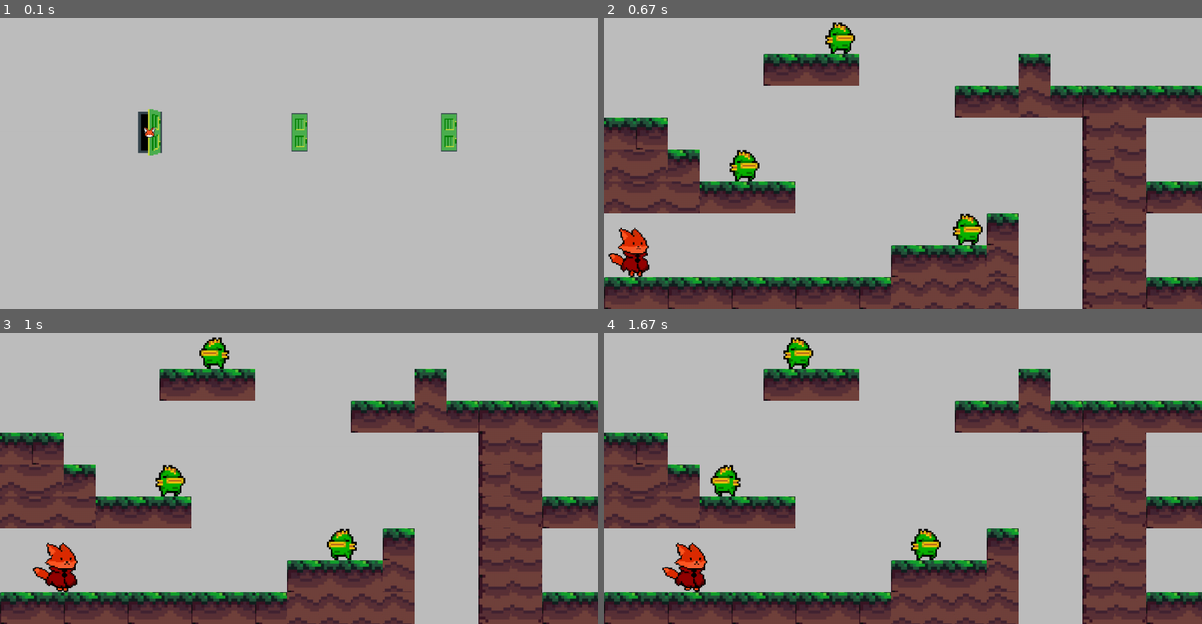
Above: before the commit, frames 1-4 (two rows, left to right).
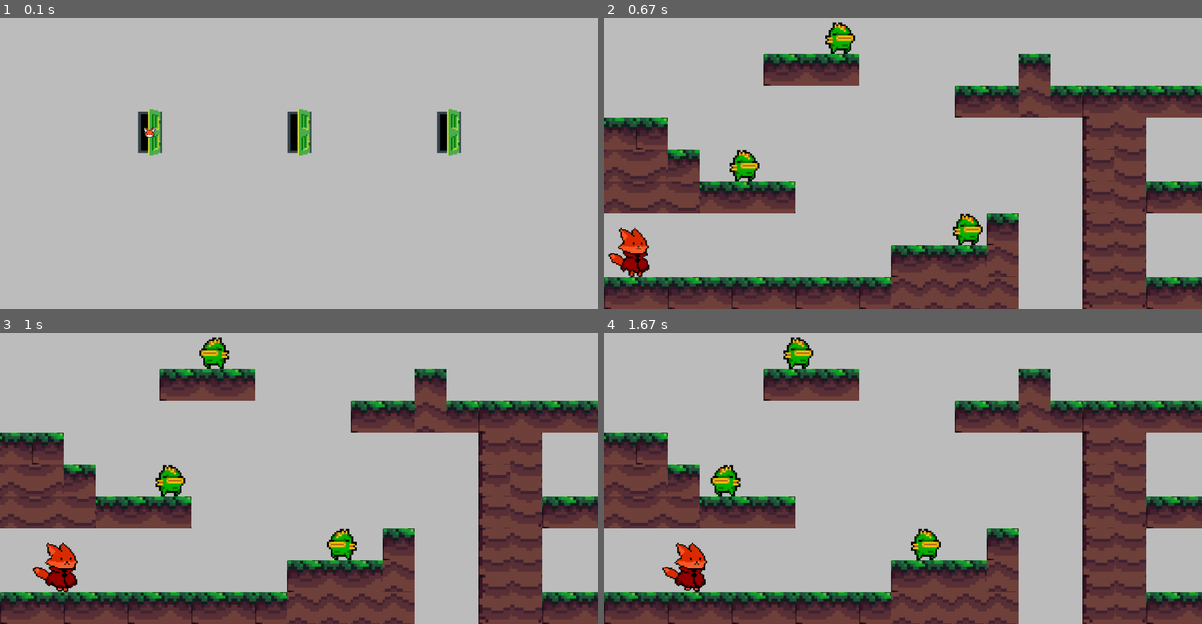
Above: after the commit, the same moments.

Repository: AnandaCampelo/Aquario_PyGame
Game: pygame game, started from jogo/jogo.py
Two runs of this game, one before a commit and one after it. Both use one fixed random seed, a clock stepped at 60 frames per second and the inputs below.
Inputs:
- Up to frame 1 (0.1 s): no input
- Up to frame 2 (0.67 s): tap Space at 0.33 s
- Up to frame 3 (1 s): hold Right from 0.67 s (still down)
- Up to frame 4 (1.67 s): release Right at 1.13 s; hold Up 1.17-1.47 s; hold Right from 1.5 s (still down)

The runs differ from the first frame. In frame 1, 1.1% of the frame differs, in the area x 48-78%, y 31-48%; in frame 2, nothing differs; in frame 3, nothing differs; in frame 4, nothing differs.

Commit message:
mudando imagem

Diff:
--- a/jogo/graficos/level0/level 0 layout_player.csv
+++ b/jogo/graficos/level0/level 0 layout_player.csv
@@ -6,6 +6,6 @@
 -1,-1,-1,-1,-1,-1,-1,-1,-1,-1,-1,-1,-1,-1,-1,-1,-1,-1,-1,-1,-1,-1,-1,-1,-1,-1,-1,-1,-1,-1,-1,-1,-1,-1,-1,-1,-1,-1,-1,-1,-1,-1,-1,-1,-1,-1,-1,-1,-1,-1,-1,-1,-1,-1,-1,-1,-1,-1,-1,-1
 -1,-1,-1,-1,-1,-1,-1,-1,-1,-1,-1,-1,-1,-1,-1,-1,-1,-1,-1,-1,-1,-1,-1,-1,-1,-1,-1,-1,-1,-1,-1,-1,-1,-1,-1,-1,-1,-1,-1,-1,-1,-1,-1,-1,-1,-1,-1,-1,-1,-1,-1,-1,-1,-1,-1,-1,-1,-1,-1,-1
 -1,-1,-1,-1,-1,-1,-1,-1,-1,-1,-1,-1,-1,-1,-1,-1,-1,-1,-1,-1,-1,-1,-1,-1,-1,-1,-1,-1,-1,-1,-1,-1,-1,-1,-1,-1,-1,-1,-1,-1,-1,-1,-1,-1,-1,-1,-1,-1,-1,-1,-1,-1,-1,-1,-1,-1,-1,-1,-1,-1
--1,-1,-1,-1,-1,-1,-1,-1,-1,-1,-1,-1,-1,-1,-1,-1,-1,-1,-1,-1,-1,-1,-1,-1,-1,-1,-1,-1,-1,-1,-1,-1,-1,-1,-1,-1,-1,-1,-1,-1,-1,-1,-1,-1,0,-1,-1,-1,-1,-1,-1,-1,-1,-1,-1,-1,-1,-1,-1,-1
+-1,-1,-1,-1,-1,-1,-1,-1,-1,-1,-1,-1,-1,-1,-1,-1,-1,-1,-1,-1,-1,-1,-1,-1,-1,-1,-1,-1,-1,-1,-1,-1,-1,-1,-1,-1,-1,-1,-1,-1,-1,-1,-1,-1,2,-1,-1,-1,-1,-1,-1,-1,-1,-1,-1,-1,-1,-1,-1,-1
 0,-1,-1,-1,-1,-1,-1,-1,-1,-1,-1,-1,-1,-1,-1,-1,-1,-1,-1,-1,-1,-1,-1,-1,-1,-1,-1,-1,-1,-1,-1,-1,-1,-1,-1,-1,-1,-1,-1,-1,-1,-1,-1,-1,-1,-1,-1,-1,-1,-1,-1,-1,-1,-1,-1,-1,-1,-1,-1,-1
 -1,-1,-1,-1,-1,-1,-1,-1,-1,-1,-1,-1,-1,-1,-1,-1,-1,-1,-1,-1,-1,-1,-1,-1,-1,-1,-1,-1,-1,-1,-1,-1,-1,-1,-1,-1,-1,-1,-1,-1,-1,-1,-1,-1,-1,-1,-1,-1,-1,-1,-1,-1,-1,-1,-1,-1,-1,-1,-1,-1
--- a/jogo/graficos/level1/level 1 layout_player.csv
+++ b/jogo/graficos/level1/level 1 layout_player.csv
@@ -1,7 +1,7 @@
 -1,-1,-1,-1,-1,-1,-1,-1,-1,-1,-1,-1,-1,-1,-1,-1,-1,-1,-1,-1,-1,-1,-1,-1,-1,-1,-1,-1,-1,-1,-1,-1,-1,-1,-1,-1,-1,-1,-1,-1,-1,-1,-1,-1,-1,-1,-1,-1,-1,-1,-1,-1,-1,-1,-1,-1,-1,-1,-1,-1
 -1,-1,-1,-1,-1,-1,-1,-1,-1,-1,-1,-1,-1,-1,-1,-1,-1,-1,-1,-1,-1,-1,-1,-1,-1,-1,-1,-1,-1,-1,-1,-1,-1,-1,-1,-1,-1,-1,-1,-1,-1,-1,-1,-1,-1,-1,-1,-1,-1,-1,-1,-1,-1,-1,-1,-1,-1,-1,-1,-1
 -1,-1,-1,-1,-1,-1,-1,-1,-1,-1,-1,-1,-1,-1,-1,-1,-1,-1,-1,-1,-1,-1,-1,-1,-1,-1,-1,-1,-1,-1,-1,-1,-1,-1,-1,-1,-1,-1,-1,-1,-1,-1,-1,-1,-1,-1,-1,-1,-1,-1,-1,-1,-1,-1,-1,-1,-1,-1,-1,-1
--1,-1,-1,-1,-1,-1,-1,-1,-1,-1,-1,-1,-1,-1,-1,-1,-1,-1,-1,-1,-1,-1,-1,-1,-1,-1,-1,-1,-1,-1,-1,-1,-1,-1,-1,-1,-1,-1,-1,-1,-1,-1,-1,-1,-1,-1,-1,-1,-1,-1,-1,-1,-1,-1,-1,-1,-1,-1,-1,0
+-1,-1,-1,-1,-1,-1,-1,-1,-1,-1,-1,-1,-1,-1,-1,-1,-1,-1,-1,-1,-1,-1,-1,-1,-1,-1,-1,-1,-1,-1,-1,-1,-1,-1,-1,-1,-1,-1,-1,-1,-1,-1,-1,-1,-1,-1,-1,-1,-1,-1,-1,-1,-1,-1,-1,-1,-1,-1,-1,2
 -1,-1,-1,-1,-1,-1,-1,-1,-1,-1,-1,-1,-1,-1,-1,-1,-1,-1,-1,-1,-1,-1,-1,-1,-1,-1,-1,-1,-1,-1,-1,-1,-1,-1,-1,-1,-1,-1,-1,-1,-1,-1,-1,-1,-1,-1,-1,-1,-1,-1,-1,-1,-1,-1,-1,-1,-1,-1,-1,-1
 -1,-1,-1,-1,-1,-1,-1,-1,-1,-1,-1,-1,-1,-1,-1,-1,-1,-1,-1,-1,-1,-1,-1,-1,-1,-1,-1,-1,-1,-1,-1,-1,-1,-1,-1,-1,-1,-1,-1,-1,-1,-1,-1,-1,-1,-1,-1,-1,-1,-1,-1,-1,-1,-1,-1,-1,-1,-1,-1,-1
 0,-1,-1,-1,-1,-1,-1,-1,-1,-1,-1,-1,-1,-1,-1,-1,-1,-1,-1,-1,-1,-1,-1,-1,-1,-1,-1,-1,-1,-1,-1,-1,-1,-1,-1,-1,-1,-1,-1,-1,-1,-1,-1,-1,-1,-1,-1,-1,-1,-1,-1,-1,-1,-1,-1,-1,-1,-1,-1,-1
--- a/jogo/graficos/level2/level 2 layout_player.csv
+++ b/jogo/graficos/level2/level 2 layout_player.csv
@@ -2,7 +2,7 @@
 -1,-1,-1,-1,-1,-1,-1,-1,-1,-1,-1,-1,-1,-1,-1,-1,-1,-1,-1,-1,-1,-1,-1,-1,-1,-1,-1,-1,-1,-1,-1,-1,-1,-1,-1,-1,-1,-1,-1,-1,-1,-1,-1,-1,-1,-1,-1,-1,-1,-1,-1,-1,-1,-1,-1,-1,-1,-1,-1,-1
 -1,-1,-1,-1,-1,-1,-1,-1,-1,-1,-1,-1,-1,-1,-1,-1,-1,-1,-1,-1,-1,-1,-1,-1,-1,-1,-1,-1,-1,-1,-1,-1,-1,-1,-1,-1,-1,-1,-1,-1,-1,-1,-1,-1,-1,-1,-1,-1,-1,-1,-1,-1,-1,-1,-1,-1,-1,-1,-1,-1
 -1,-1,-1,-1,-1,-1,-1,-1,-1,-1,-1,-1,-1,-1,-1,-1,-1,-1,-1,-1,-1,-1,-1,-1,-1,-1,-1,-1,-1,-1,-1,-1,-1,-1,-1,-1,-1,-1,-1,-1,-1,-1,-1,-1,-1,-1,-1,-1,-1,-1,-1,-1,-1,-1,-1,-1,-1,-1,-1,-1
--1,-1,-1,-1,-1,-1,-1,-1,-1,-1,-1,-1,-1,-1,-1,-1,-1,-1,-1,-1,-1,-1,-1,-1,-1,-1,-1,-1,-1,-1,-1,-1,-1,-1,-1,-1,-1,-1,-1,-1,-1,-1,-1,-1,-1,-1,-1,-1,-1,-1,-1,-1,-1,-1,-1,-1,-1,-1,-1,0
+-1,-1,-1,-1,-1,-1,-1,-1,-1,-1,-1,-1,-1,-1,-1,-1,-1,-1,-1,-1,-1,-1,-1,-1,-1,-1,-1,-1,-1,-1,-1,-1,-1,-1,-1,-1,-1,-1,-1,-1,-1,-1,-1,-1,-1,-1,-1,-1,-1,-1,-1,-1,-1,-1,-1,-1,-1,-1,-1,2
 -1,-1,-1,-1,-1,-1,-1,-1,-1,-1,-1,-1,-1,-1,-1,-1,-1,-1,-1,-1,-1,-1,-1,-1,-1,-1,-1,-1,-1,-1,-1,-1,-1,-1,-1,-1,-1,-1,-1,-1,-1,-1,-1,-1,-1,-1,-1,-1,-1,-1,-1,-1,-1,-1,-1,-1,-1,-1,-1,-1
 0,-1,-1,-1,-1,-1,-1,-1,-1,-1,-1,-1,-1,-1,-1,-1,-1,-1,-1,-1,-1,-1,-1,-1,-1,-1,-1,-1,-1,-1,-1,-1,-1,-1,-1,-1,-1,-1,-1,-1,-1,-1,-1,-1,-1,-1,-1,-1,-1,-1,-1,-1,-1,-1,-1,-1,-1,-1,-1,-1
 -1,-1,-1,-1,-1,-1,-1,-1,-1,-1,-1,-1,-1,-1,-1,-1,-1,-1,-1,-1,-1,-1,-1,-1,-1,-1,-1,-1,-1,-1,-1,-1,-1,-1,-1,-1,-1,-1,-1,-1,-1,-1,-1,-1,-1,-1,-1,-1,-1,-1,-1,-1,-1,-1,-1,-1,-1,-1,-1,-1
--- a/jogo/jogo.py
+++ b/jogo/jogo.py
@@ -6,7 +6,7 @@
 
 class Game:
     def __init__(self):
-        self.max_level = 0
+        self.max_level = 3
         self.overworld = Overworld(0,self.max_level,screen,self.create_level)
         self.status = 'overworld'
 
--- a/jogo/levels.py
+++ b/jogo/levels.py
@@ -77,7 +77,7 @@
                 if cell == '0':
                     sprite = Player((x,y),self.display_surface)
                     self.player.add(sprite)
-                if cell == '1':
+                if cell == '2':
                     bigode = pygame.image.load('./graficos/win.png').convert_alpha()
                     sprite = StaticTile(tile_size,x,y,bigode)
                     self.goal.add(sprite)
@@ -149,7 +149,6 @@
 
     def check_enemy_collisions(self):
         enemy_collisions = pygame.sprite.spritecollide(self.player.sprite,self.enemy_sprites,False)
-
         if enemy_collisions:
             for enemy in enemy_collisions:
                 enemy_center = enemy.rect.centery
Binary file changed: jogo/graficos/win.png
